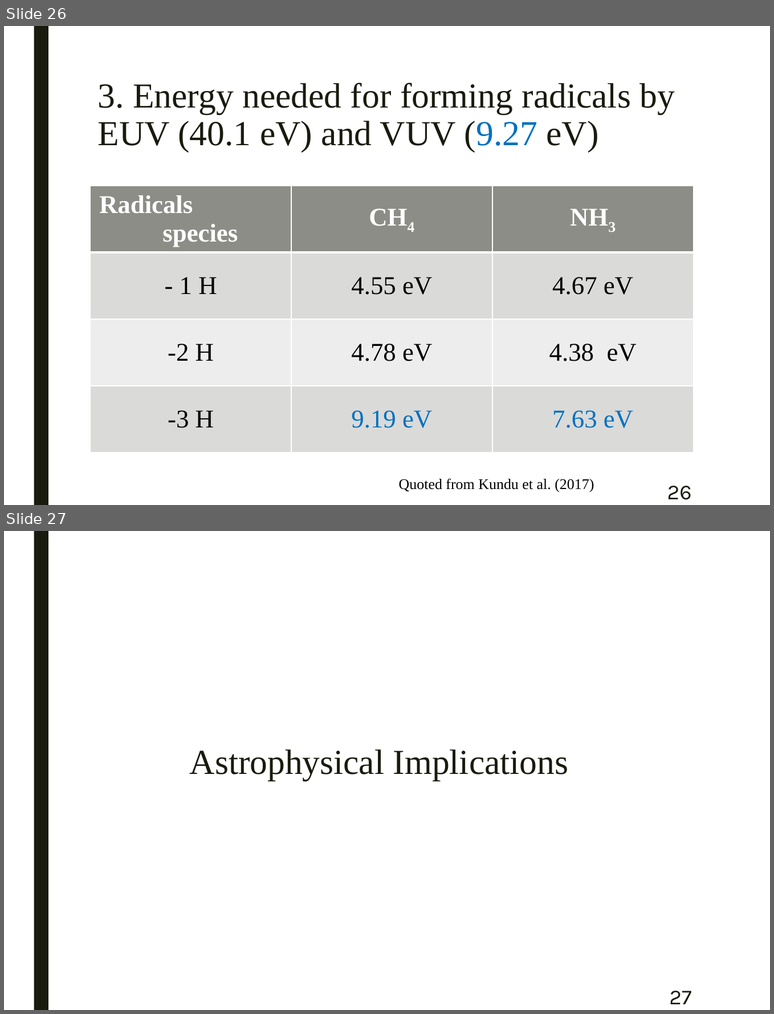
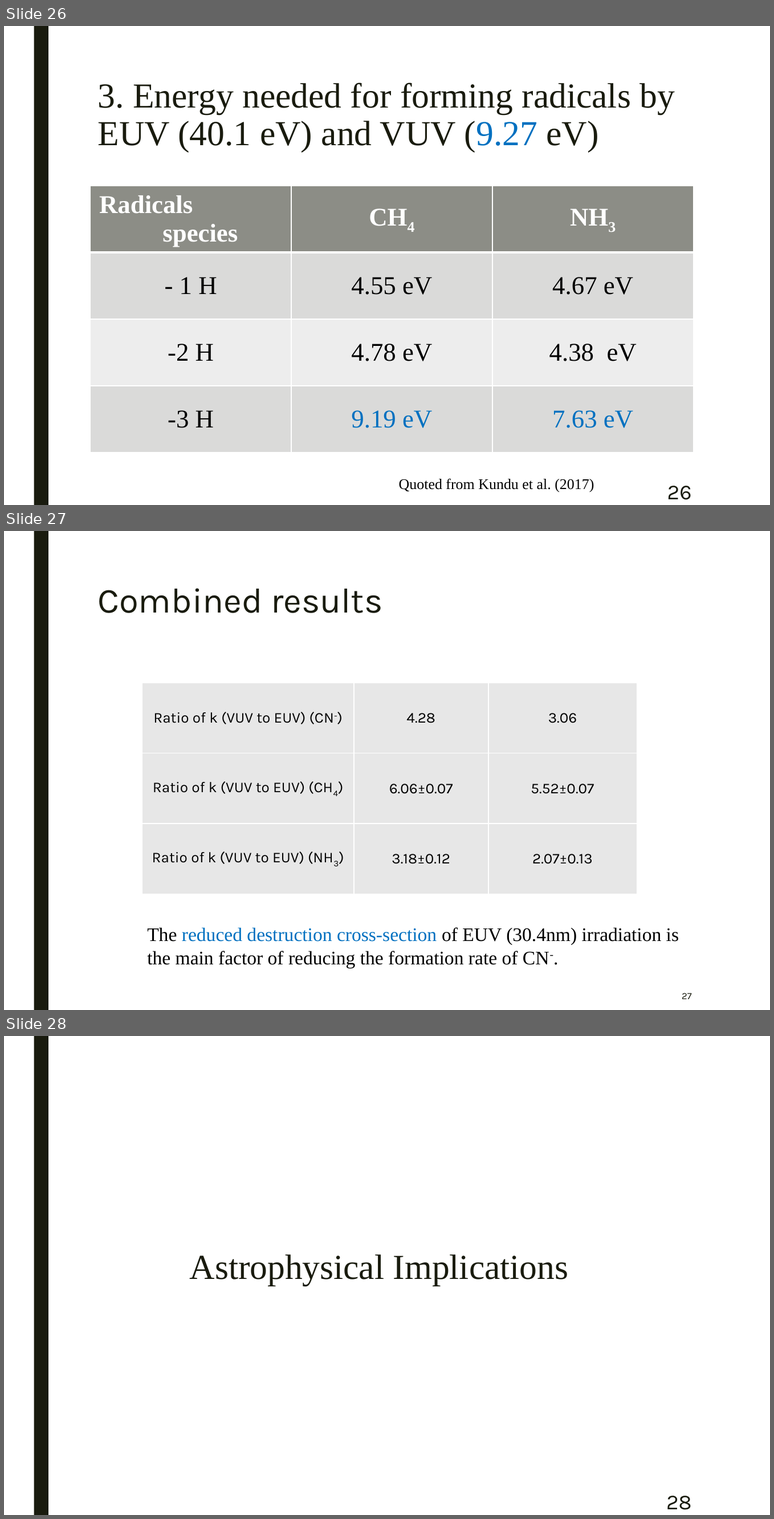
Before and after one commit to samuello1228/lily, a slide deck: doc/VUV and EUV irradiation of CH4 + NH3.pptx. Shown one above the other, each under a label of ours: slides 26 and 27 before the commit, slides 26, 27 and 28 after it. The pictures are 774x1014 and 774x1519 pixels, drawn with LibreOffice and Linux fonts; fonts in the diff are those of the drawing. Boxes give left, top, right and bottom in pixels: in the first picture for what was removed or moved away, otherwise in the second. Text is boxed around its words. In the diff, an @@ line names an element or a change of style, - is before the commit and + after.

```diff
--- a/doc/VUV and EUV irradiation of CH4 + NH3.pptx
+++ b/doc/VUV and EUV irradiation of CH4 + NH3.pptx
@@ slide 27 added at [4,531,770,1010], background #FFFFFF; not listed: 1 template element that a slide beside it also shows @@
@@ title added at [98,588,382,613], 33 pt, text #191B0E @@
+Combined results
@@ table added at [142,683,637,894], 3 rows, 3 columns @@
+Ratio of k (VUV to EUV) (CN-) | 4.28 | 3.06
+Ratio of k (VUV to EUV) (CH4) | 6.06±0.07 | 5.52±0.07
+Ratio of k (VUV to EUV) (NH3) | 3.18±0.12 | 2.07±0.13
@@ text added at [147,927,679,968], 18 pt, text #000000 @@
+The reduced destruction cross-section of EUV (30.4nm) irradiation is the main factor of reducing the formation rate of CN-.
@@ page number added at [682,993,692,999], 9 pt, text #191B0E @@
+27
@@ what was slide 27 is now slide 28 @@
@@ page number at [666,1495,692,1510]: text changed @@
-27
+28
```
Also in this commit, not shown: 1 slide changed, 1 other file.
